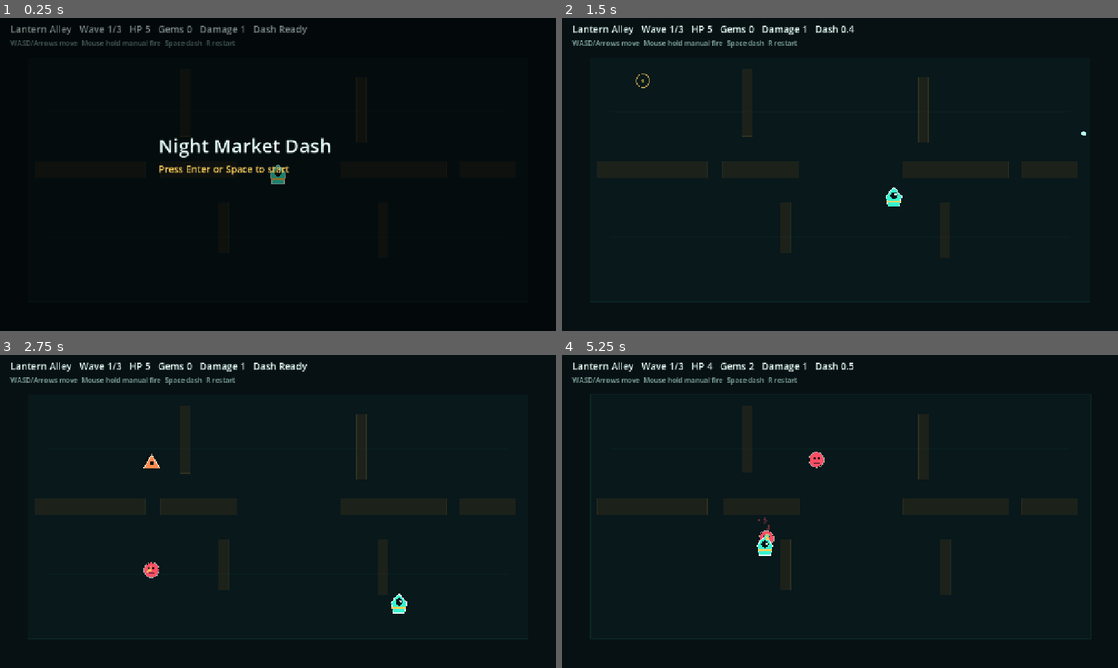
Above: before the commit, frames 1-4 (two rows, left to right).
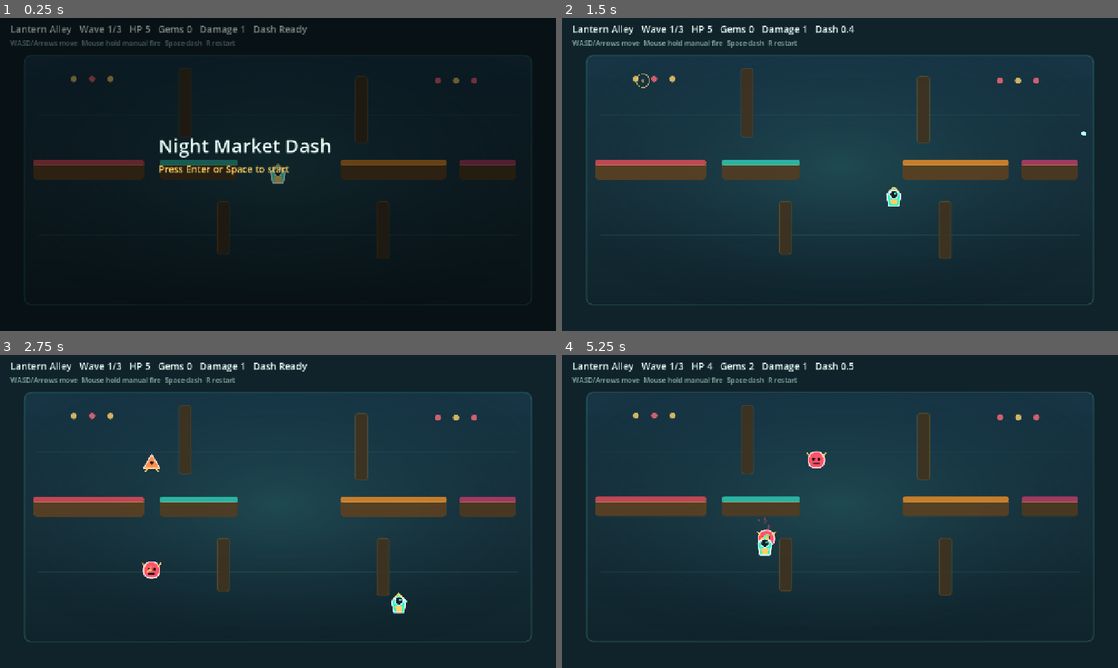
Above: after the commit, the same moments.

Repository: fangwendong/ai-games
Game: Godot game, scene res://scenes/main.tscn
Same seed, same stepped clock (60 frames per second), same inputs: the game is played once before the commit and once after it.
Inputs (mouse positions are in pixels of both pictures, inside the frame that each line leads up to):
- Up to frame 1 (0.25 s): no input
- Up to frame 2 (1.5 s): tap Enter at 0.5, 1.35 s; move the mouse to (962, 158) at 0.52 s; hold D (move_right) 0.53-1.28 s; hold Space (dash) 0.53-1.28 s; click (962, 158) at 0.67 s; move the mouse to (728, 190) at 1.27 s; hold S (move_down) from 1.28 s (still down)
- Up to frame 3 (2.75 s): move the mouse to (333, 442) at 2.02 s; release S (move_down) at 2.03 s; hold D (move_right) from 2.03 s (still down); tap 1 at 2.1 s
- Up to frame 4 (5.25 s): move the mouse to (812, 574) at 2.77 s; release D (move_right) at 2.78 s; hold W (move_up) 2.78-3.53 s; tap one key every 0.75 s from 2.85 s: 2 3 Space (dash) Enter; click (812, 574) at 2.92 s; move the mouse to (1006, 558) at 3.52 s; hold A (move_left) 3.53-5.03 s; move the mouse to (673, 464) at 4.27 s; move the mouse to (867, 511) at 5.02 s; hold S (move_down) from 5.03 s (still down); click (867, 511) at 5.17 s

The runs differ from the first frame. In frame 1, 8.2% of the frame differs, in the area x 4-96%, y 11-92%; in frame 2, 59%; in frame 3, 59%; in frame 4, 59%.

Commit message:
Add clear art assets for night market

Diff:
--- /dev/null
+++ b/games/night-market-dash-godot/assets/art/arena_background.svg
@@ -0,0 +1,54 @@
+<svg xmlns="http://www.w3.org/2000/svg" width="1280" height="720" viewBox="0 0 1280 720">
+  <defs>
+    <linearGradient id="floor" x1="0" y1="0" x2="0" y2="1">
+      <stop offset="0" stop-color="#183646"/>
+      <stop offset="0.55" stop-color="#17303a"/>
+      <stop offset="1" stop-color="#10242c"/>
+    </linearGradient>
+    <radialGradient id="glow" cx="50%" cy="45%" r="62%">
+      <stop offset="0" stop-color="#2c6e73" stop-opacity="0.42"/>
+      <stop offset="0.62" stop-color="#1d4350" stop-opacity="0.18"/>
+      <stop offset="1" stop-color="#0d1e25" stop-opacity="0"/>
+    </radialGradient>
+  </defs>
+  <rect width="1280" height="720" fill="#10232a"/>
+  <rect x="56" y="86" width="1168" height="574" rx="18" fill="url(#floor)" stroke="#5fe4d1" stroke-opacity="0.20" stroke-width="3"/>
+  <rect x="56" y="86" width="1168" height="574" rx="18" fill="url(#glow)"/>
+  <path d="M88 223H1192M88 499H1192" stroke="#72e8d9" stroke-opacity="0.08" stroke-width="2"/>
+  <g opacity="0.95">
+    <g transform="translate(76 326)">
+      <rect width="256" height="46" rx="8" fill="#594123"/>
+      <rect y="0" width="256" height="13" rx="6" fill="#c84956"/>
+      <path d="M0 13h256" stroke="#ffd26a" stroke-opacity="0.45" stroke-width="2"/>
+    </g>
+    <g transform="translate(368 326)">
+      <rect width="180" height="46" rx="8" fill="#513d24"/>
+      <rect y="0" width="180" height="13" rx="6" fill="#2db9a7"/>
+      <path d="M0 13h180" stroke="#ffd26a" stroke-opacity="0.45" stroke-width="2"/>
+    </g>
+    <g transform="translate(784 326)">
+      <rect width="244" height="46" rx="8" fill="#594123"/>
+      <rect y="0" width="244" height="13" rx="6" fill="#d0822b"/>
+      <path d="M0 13h244" stroke="#ffd26a" stroke-opacity="0.45" stroke-width="2"/>
+    </g>
+    <g transform="translate(1058 326)">
+      <rect width="130" height="46" rx="8" fill="#4c3920"/>
+      <rect y="0" width="130" height="13" rx="6" fill="#a83c62"/>
+      <path d="M0 13h130" stroke="#ffd26a" stroke-opacity="0.45" stroke-width="2"/>
+    </g>
+    <g fill="#3f3321" stroke="#d7a94b" stroke-opacity="0.18" stroke-width="2">
+      <rect x="412" y="116" width="28" height="158" rx="7"/>
+      <rect x="818" y="134" width="28" height="154" rx="7"/>
+      <rect x="500" y="422" width="28" height="122" rx="7"/>
+      <rect x="868" y="422" width="28" height="132" rx="7"/>
+    </g>
+  </g>
+  <g opacity="0.8">
+    <circle cx="170" cy="140" r="7" fill="#ffd66a"/>
+    <circle cx="212" cy="140" r="7" fill="#ff6b7a"/>
+    <circle cx="254" cy="140" r="7" fill="#ffd66a"/>
+    <circle cx="1008" cy="144" r="7" fill="#ff6b7a"/>
+    <circle cx="1050" cy="144" r="7" fill="#ffd66a"/>
+    <circle cx="1092" cy="144" r="7" fill="#ff6b7a"/>
+  </g>
+</svg>
--- /dev/null
+++ b/games/night-market-dash-godot/assets/art/enemy_brute.svg
@@ -0,0 +1,8 @@
+<svg xmlns="http://www.w3.org/2000/svg" width="84" height="84" viewBox="0 0 84 84">
+  <ellipse cx="42" cy="69" rx="28" ry="10" fill="#071114" opacity="0.36"/>
+  <rect x="13" y="14" width="58" height="58" rx="10" fill="#e2455d" stroke="#ffd0d6" stroke-width="5"/>
+  <circle cx="30" cy="37" r="5" fill="#071114"/>
+  <circle cx="54" cy="37" r="5" fill="#071114"/>
+  <path d="M29 55h26" stroke="#071114" stroke-width="6" stroke-linecap="round"/>
+  <path d="M16 17 5 6M68 17 79 6" stroke="#ffd35d" stroke-width="5" stroke-linecap="round"/>
+</svg>
--- /dev/null
+++ b/games/night-market-dash-godot/assets/art/enemy_drifter.svg
@@ -0,0 +1,8 @@
+<svg xmlns="http://www.w3.org/2000/svg" width="64" height="64" viewBox="0 0 64 64">
+  <ellipse cx="32" cy="52" rx="20" ry="8" fill="#071114" opacity="0.34"/>
+  <path d="M32 8c15 0 24 11 24 25 0 16-10 23-24 23S8 49 8 33C8 19 17 8 32 8Z" fill="#ff5269" stroke="#ffd8dd" stroke-width="4"/>
+  <circle cx="24" cy="30" r="4" fill="#071114"/>
+  <circle cx="40" cy="30" r="4" fill="#071114"/>
+  <path d="M23 43h18" stroke="#071114" stroke-width="4" stroke-linecap="round"/>
+  <path d="M13 21 5 13M51 21l8-8" stroke="#ffd35d" stroke-width="4" stroke-linecap="round"/>
+</svg>
--- /dev/null
+++ b/games/night-market-dash-godot/assets/art/enemy_runner.svg
@@ -0,0 +1,6 @@
+<svg xmlns="http://www.w3.org/2000/svg" width="64" height="64" viewBox="0 0 64 64">
+  <ellipse cx="32" cy="53" rx="20" ry="7" fill="#071114" opacity="0.34"/>
+  <path d="M32 7 58 52H6Z" fill="#ff8b4f" stroke="#ffe1ca" stroke-width="4" stroke-linejoin="round"/>
+  <circle cx="32" cy="35" r="5" fill="#071114"/>
+  <path d="M23 50 12 61M41 50l11 11" stroke="#ffd35d" stroke-width="4" stroke-linecap="round"/>
+</svg>
--- /dev/null
+++ b/games/night-market-dash-godot/assets/art/enemy_shooter.svg
@@ -0,0 +1,7 @@
+<svg xmlns="http://www.w3.org/2000/svg" width="68" height="68" viewBox="0 0 68 68">
+  <ellipse cx="34" cy="55" rx="21" ry="8" fill="#071114" opacity="0.34"/>
+  <path d="M34 5 62 34 34 63 6 34Z" fill="#c85cff" stroke="#f1d6ff" stroke-width="4" stroke-linejoin="round"/>
+  <circle cx="34" cy="34" r="10" fill="#071114"/>
+  <circle cx="34" cy="34" r="4" fill="#ff6d83"/>
+  <path d="M17 34h-9M60 34h-9" stroke="#ffd35d" stroke-width="4" stroke-linecap="round"/>
+</svg>
--- /dev/null
+++ b/games/night-market-dash-godot/assets/art/gem.svg
@@ -0,0 +1,4 @@
+<svg xmlns="http://www.w3.org/2000/svg" width="32" height="32" viewBox="0 0 32 32">
+  <path d="M16 2 30 16 16 30 2 16Z" fill="#ffd15c" stroke="#fff2bf" stroke-width="3" stroke-linejoin="round"/>
+  <path d="M16 2 22 16 16 30 10 16Z" fill="#ffed9d" opacity="0.55"/>
+</svg>
--- /dev/null
+++ b/games/night-market-dash-godot/assets/art/player.svg
@@ -0,0 +1,8 @@
+<svg xmlns="http://www.w3.org/2000/svg" width="72" height="72" viewBox="0 0 72 72">
+  <ellipse cx="36" cy="56" rx="21" ry="9" fill="#071114" opacity="0.38"/>
+  <path d="M36 6 57 28 51 62H21L15 28Z" fill="#31f2d0" stroke="#eafff8" stroke-width="4" stroke-linejoin="round"/>
+  <path d="M24 43h24l-4 15H28Z" fill="#ffd35d"/>
+  <circle cx="36" cy="28" r="12" fill="#11222b" stroke="#eafff8" stroke-width="3"/>
+  <circle cx="40" cy="25" r="3" fill="#31f2d0"/>
+  <path d="M25 17 36 6 47 17" fill="none" stroke="#ffd35d" stroke-width="4" stroke-linecap="round" stroke-linejoin="round"/>
+</svg>
--- a/games/night-market-dash-godot/scripts/main.gd
+++ b/games/night-market-dash-godot/scripts/main.gd
@@ -11,6 +11,14 @@
 const HAZARD_BASE_CHANCE := 0.18
 const SPAWN_TELEGRAPH_TIME := 0.62
 const AIM_RANGE := 520.0
+
+const ART_BACKGROUND_PATH := "res://assets/art/arena_background.svg"
+const ART_PLAYER_PATH := "res://assets/art/player.svg"
+const ART_DRIFTER_PATH := "res://assets/art/enemy_drifter.svg"
+const ART_RUNNER_PATH := "res://assets/art/enemy_runner.svg"
+const ART_SHOOTER_PATH := "res://assets/art/enemy_shooter.svg"
+const ART_BRUTE_PATH := "res://assets/art/enemy_brute.svg"
+const ART_GEM_PATH := "res://assets/art/gem.svg"
 
 var rng := RandomNumberGenerator.new()
 var mode := "ready"
@@ -28,6 +36,13 @@
 var shake := 0.0
 var message := "Press Enter or Space to start"
 var chosen_upgrades: Array[String] = []
+var art_background: Texture2D
+var art_player: Texture2D
+var art_drifter: Texture2D
+var art_runner: Texture2D
+var art_shooter: Texture2D
+var art_brute: Texture2D
+var art_gem: Texture2D
 
 var player := {
 	"pos": Vector2(640, 360),
@@ -70,6 +85,7 @@
 
 func _ready() -> void:
 	rng.randomize()
+	load_art()
 	reset()
 	if has_user_arg("--smoke-test"):
 		run_smoke_test()
@@ -77,6 +93,27 @@
 	var capture_path := get_capture_path()
 	if capture_path != "":
 		capture_preview(capture_path)
+
+func load_art() -> void:
+	art_background = load_svg_texture(ART_BACKGROUND_PATH)
+	art_player = load_svg_texture(ART_PLAYER_PATH)
+	art_drifter = load_svg_texture(ART_DRIFTER_PATH)
+	art_runner = load_svg_texture(ART_RUNNER_PATH)
+	art_shooter = load_svg_texture(ART_SHOOTER_PATH)
+	art_brute = load_svg_texture(ART_BRUTE_PATH)
+	art_gem = load_svg_texture(ART_GEM_PATH)
+
+func load_svg_texture(path: String) -> Texture2D:
+	var svg := FileAccess.get_file_as_string(path)
+	if svg.is_empty():
+		push_error("Failed to read art asset: " + path)
+		return null
+	var image := Image.new()
+	var err := image.load_svg_from_string(svg)
+	if err != OK:
+		push_error("Failed to load SVG asset: " + path)
+		return null
+	return ImageTexture.create_from_image(image)
 
 func has_user_arg(name: String) -> bool:
 	for arg in OS.get_cmdline_args():
@@ -495,14 +532,10 @@
 	draw_hud()
 
 func draw_market() -> void:
-	draw_rect(Rect2(Vector2.ZERO, WORLD_SIZE), Color("#071114"))
-	draw_rect(Rect2(64, 92, 1152, 560), Color(0.04, 0.13, 0.14, 0.46), true)
-	draw_rect(Rect2(64, 92, 1152, 560), Color(0.22, 0.96, 0.82, 0.08), false, 2.0)
-	for y in [216, 504]:
-		draw_line(Vector2(112, y), Vector2(1168, y), Color(0.22, 0.96, 0.82, 0.025), 1.0)
-	for stall in stalls:
-		draw_rect(stall, Color(0.22, 0.18, 0.1, 0.42), true)
-		draw_rect(stall, Color(0.95, 0.76, 0.32, 0.10), false, 1.0)
+	if art_background != null:
+		draw_texture_rect(art_background, Rect2(Vector2.ZERO, WORLD_SIZE), false)
+	else:
+		draw_rect(Rect2(Vector2.ZERO, WORLD_SIZE), Color("#183646"))
 
 func draw_hazards() -> void:
 	for hazard in hazards:
@@ -520,72 +553,25 @@
 func draw_player() -> void:
 	if dash_time > 0.0:
 		draw_line(player.pos - player.vel * 0.04, player.pos, Color(0.22, 0.96, 0.82, 0.72), 10.0)
-	var color := Color.WHITE if invuln_timer > 0.0 and int(Time.get_ticks_msec() / 70) % 2 == 0 else Color("#37f4d0")
-	var p: Vector2 = player.pos
-	draw_circle(p + Vector2(0, 7), 17.0, Color("#071114"))
-	draw_colored_polygon(PackedVector2Array([
-		p + Vector2(0, -23),
-		p + Vector2(18, -2),
-		p + Vector2(13, 22),
-		p + Vector2(-13, 22),
-		p + Vector2(-18, -2),
-	]), color)
-	draw_polyline(PackedVector2Array([
-		p + Vector2(0, -23),
-		p + Vector2(18, -2),
-		p + Vector2(13, 22),
-		p + Vector2(-13, 22),
-		p + Vector2(-18, -2),
-		p + Vector2(0, -23),
-	]), Color("#e8fff8"), 2.0)
-	draw_circle(p + Vector2(0, -4), 8.0, Color("#071114"))
-	draw_circle(p + Vector2(4, -6), 2.4, Color("#e8fff8"))
-	draw_line(p + Vector2(-16, 10), p + Vector2(16, 10), Color("#ffd15c"), 3.0)
+	if invuln_timer > 0.0 and int(Time.get_ticks_msec() / 70) % 2 == 0:
+		draw_texture_centered(art_player, player.pos, Vector2(56, 56), Color(1, 1, 1, 0.62))
+	else:
+		draw_texture_centered(art_player, player.pos, Vector2(56, 56))
 
 func draw_enemies() -> void:
 	for enemy in enemies:
 		draw_enemy(enemy)
 
 func draw_enemy(enemy: Dictionary) -> void:
-	var p: Vector2 = enemy.pos
-	var color := Color.WHITE if enemy.hit > 0.0 else Color("#ff4e64")
+	var modulate := Color.WHITE if enemy.hit > 0.0 else Color(1, 1, 1, 1)
 	if enemy.type == "runner":
-		color = Color.WHITE if enemy.hit > 0.0 else Color("#ff8b4f")
-		draw_circle(p, 17.0, Color("#071114"))
-		draw_colored_polygon(PackedVector2Array([
-			p + Vector2(0, -17),
-			p + Vector2(18, 14),
-			p + Vector2(-18, 14),
-		]), color)
-		draw_polyline(PackedVector2Array([p + Vector2(0, -17), p + Vector2(18, 14), p + Vector2(-18, 14), p + Vector2(0, -17)]), Color("#ffe1ca"), 2.0)
-		draw_circle(p + Vector2(0, 3), 4.0, Color("#071114"))
+		draw_texture_centered(art_runner, enemy.pos, Vector2(46, 46), modulate)
 	elif enemy.type == "shooter":
-		color = Color.WHITE if enemy.hit > 0.0 else Color("#c85cff")
-		draw_circle(p, 20.0, Color("#071114"))
-		draw_colored_polygon(PackedVector2Array([
-			p + Vector2(0, -19),
-			p + Vector2(18, 0),
-			p + Vector2(0, 19),
-			p + Vector2(-18, 0),
-		]), color)
-		draw_polyline(PackedVector2Array([p + Vector2(0, -19), p + Vector2(18, 0), p + Vector2(0, 19), p + Vector2(-18, 0), p + Vector2(0, -19)]), Color("#f1d6ff"), 2.0)
-		draw_circle(p, 6.0, Color("#071114"))
-		draw_circle(p, 2.5, Color("#ff6d83"))
+		draw_texture_centered(art_shooter, enemy.pos, Vector2(52, 52), modulate)
 	elif enemy.type == "brute":
-		color = Color.WHITE if enemy.hit > 0.0 else Color("#e2455d")
-		draw_circle(p, 30.0, Color("#071114"))
-		draw_rect(Rect2(p - Vector2(23, 23), Vector2(46, 46)), color, true)
-		draw_rect(Rect2(p - Vector2(23, 23), Vector2(46, 46)), Color("#ffd0d6"), false, 2.0)
-		draw_circle(p + Vector2(-8, -4), 4.0, Color("#071114"))
-		draw_circle(p + Vector2(8, -4), 4.0, Color("#071114"))
-		draw_line(p + Vector2(-10, 11), p + Vector2(10, 11), Color("#071114"), 4.0)
+		draw_texture_centered(art_brute, enemy.pos, Vector2(66, 66), modulate)
 	else:
-		draw_circle(p, 20.0, Color("#071114"))
-		draw_circle(p, 16.0, color)
-		draw_arc(p, 17.5, 0.0, TAU, 18, Color(1, 0.95, 0.95, 0.62), 2.0)
-		draw_circle(p + Vector2(-5, -4), 3.0, Color("#071114"))
-		draw_circle(p + Vector2(5, -4), 3.0, Color("#071114"))
-		draw_line(p + Vector2(-7, 7), p + Vector2(7, 7), Color("#071114"), 3.0)
+		draw_texture_centered(art_drifter, enemy.pos, Vector2(50, 50), modulate)
 
 func draw_bullets() -> void:
 	for bullet in bullets:
@@ -598,9 +584,11 @@
 
 func draw_drops() -> void:
 	for drop in drops:
-		var p: Vector2 = drop.pos
-		draw_colored_polygon(PackedVector2Array([p + Vector2(0, -9), p + Vector2(8, 0), p + Vector2(0, 9), p + Vector2(-8, 0)]), Color("#ffd15c"))
-		draw_polyline(PackedVector2Array([p + Vector2(0, -9), p + Vector2(8, 0), p + Vector2(0, 9), p + Vector2(-8, 0), p + Vector2(0, -9)]), Color("#fff2bf"), 1.5)
+		draw_texture_centered(art_gem, drop.pos, Vector2(24, 24))
+
+func draw_texture_centered(texture: Texture2D, center: Vector2, size: Vector2, modulate: Color = Color.WHITE) -> void:
+	if texture != null:
+		draw_texture_rect(texture, Rect2(center - size * 0.5, size), false, modulate)
 
 func draw_particles() -> void:
 	for particle in particles:
Not shown, changed: games/night-market-dash-godot/README.md
Not shown, changed: games/night-market-dash-godot/design.md
